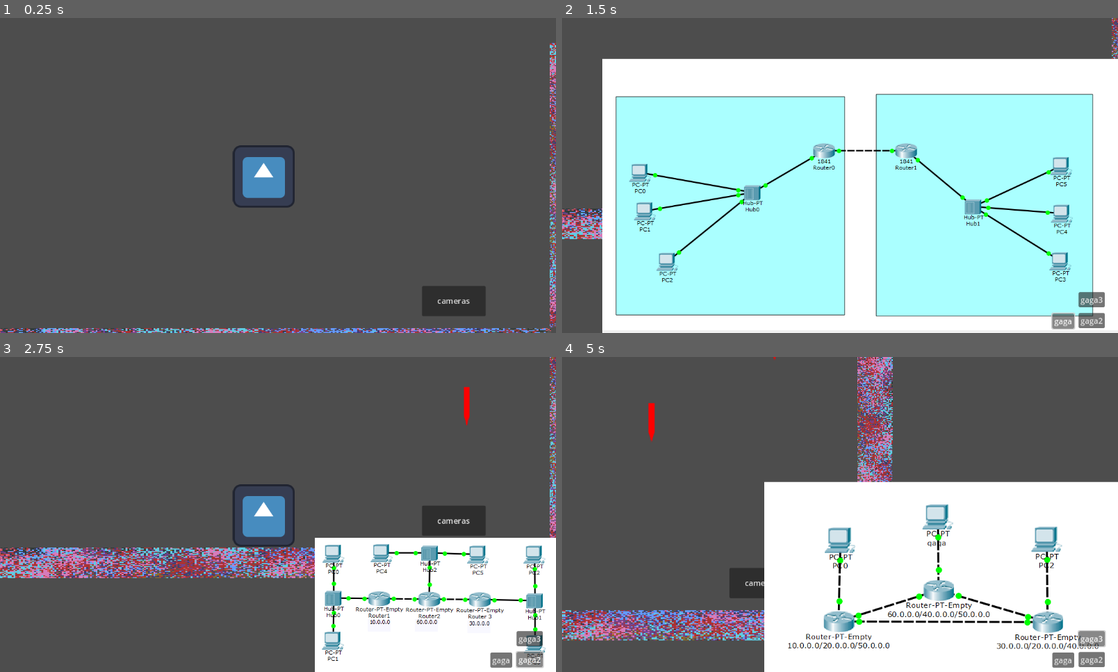
Above: before the commit, frames 1-4 (two rows, left to right).
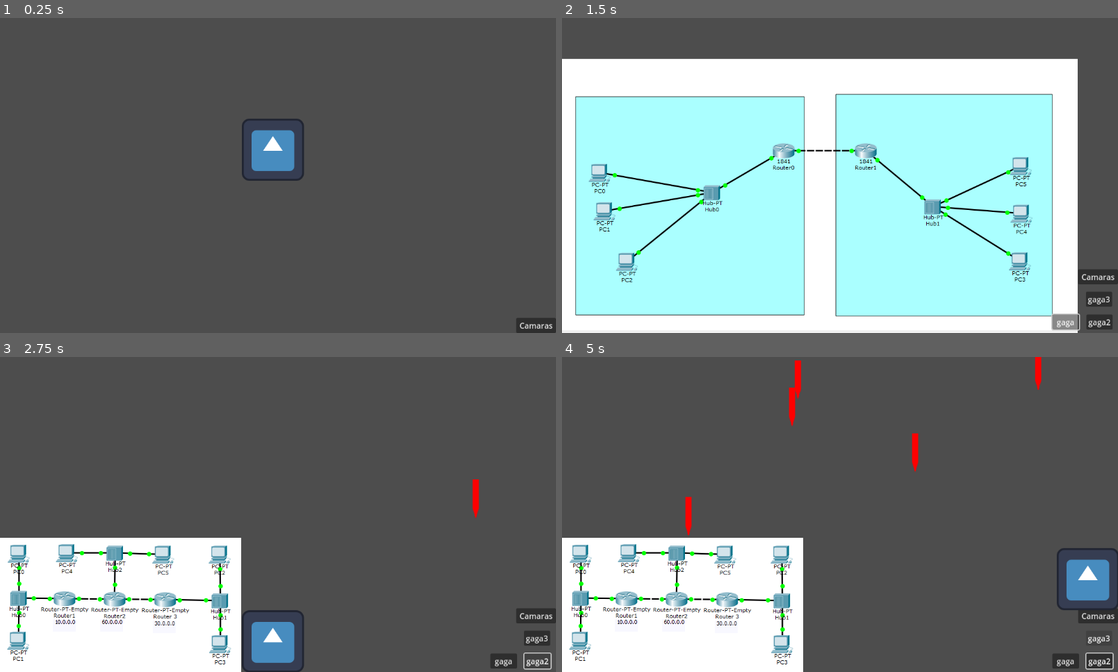
Above: after the commit, the same moments.

Repository: Ezel5826/Godotgaga
Game: Godot game, scene res://Escenas/mundo.tscn
Same seed, same stepped clock (60 frames per second), same inputs: the game is played once before the commit and once after it. The engine's default icon, where the game draws it, is replaced by a stand-in: a white triangle on a blue panel in a dark square.
Inputs:
- Up to frame 1 (0.25 s): no input
- Up to frame 2 (1.5 s): click "cameras" (after the commit: "Camaras") at 0.5 s; click "gaga" at 1.25 s
- Up to frame 3 (2.75 s): click "gaga2" at 2 s
- Up to frame 4 (5 s): click "gaga3" at 2.75 s; tap Enter (ui_accept) at 3.5, 3.77, 4.52 s; hold Right (ui_right) from 3.53 s (still down); tap R (R) at 3.6, 4.35 s

The runs differ from the first frame. In frame 1, 5.3% of the frame differs, in the area x 0-100%, y 7-100%; in frame 2, 30%; in frame 3, 42%; in frame 4, 55%, in the area x 0-100%, y 0-100%.

Commit message:
gaga camaras terminadas

Diff:
--- a/Escenas/Cameras.tscn
+++ b/Escenas/Cameras.tscn
@@ -8,15 +8,14 @@
 [node name="CanvasLayer" type="CanvasLayer" parent="."]
 
 [node name="CameraFeed" type="TextureRect" parent="CanvasLayer"]
-anchors_preset = 3
-anchor_left = 1.0
+anchors_preset = 2
 anchor_top = 1.0
-anchor_right = 1.0
 anchor_bottom = 1.0
-offset_left = -40.0
 offset_top = -40.0
-grow_horizontal = 0
+offset_right = 40.0
 grow_vertical = 0
+size_flags_horizontal = 4
+size_flags_vertical = 4
 
 [node name="BttnsContainer" type="Control" parent="CanvasLayer"]
 layout_mode = 3
@@ -35,22 +34,23 @@
 [node name="Cam1" type="Button" parent="CanvasLayer/BttnsContainer"]
 layout_mode = 0
 offset_left = -95.0
-offset_right = -50.0
-offset_bottom = 31.0
+offset_top = 2.0
+offset_right = -40.0
+offset_bottom = 33.0
 text = "gaga"
 
 [node name="Cam2" type="Button" parent="CanvasLayer/BttnsContainer"]
 layout_mode = 0
-offset_left = -41.0
-offset_top = -1.0
-offset_right = 13.0
-offset_bottom = 30.0
+offset_left = -25.0
+offset_top = 2.0
+offset_right = 29.0
+offset_bottom = 33.0
 text = "gaga2"
 
 [node name="Cam3" type="Button" parent="CanvasLayer/BttnsContainer"]
 layout_mode = 0
-offset_left = -41.0
-offset_top = -44.0
-offset_right = 13.0
-offset_bottom = -13.0
+offset_left = -26.0
+offset_top = -45.0
+offset_right = 28.0
+offset_bottom = -14.0
 text = "gaga3"
--- /dev/null
+++ b/Escenas/ControlsCameras.tscn
@@ -0,0 +1,25 @@
+[gd_scene load_steps=2 format=3 uid="uid://dlxcolktaq1xw"]
+
+[ext_resource type="Script" uid="uid://8k30wm61tivq" path="res://code/ControlCameras.gd" id="1_o7i0w"]
+
+[node name="Control" type="Control"]
+layout_mode = 3
+anchors_preset = 15
+anchor_right = 1.0
+anchor_bottom = 1.0
+grow_horizontal = 2
+grow_vertical = 2
+script = ExtResource("1_o7i0w")
+
+[node name="Button" type="Button" parent="."]
+layout_mode = 1
+anchors_preset = 3
+anchor_left = 1.0
+anchor_top = 1.0
+anchor_right = 1.0
+anchor_bottom = 1.0
+offset_left = -82.0
+offset_top = -31.0
+grow_horizontal = 0
+grow_vertical = 0
+text = "Camaras"
--- a/Escenas/character.tscn
+++ b/Escenas/character.tscn
@@ -17,5 +17,3 @@
 [node name="Icon" type="Sprite2D" parent="."]
 position = Vector2(-29, 2)
 texture = ExtResource("1_kctx8")
-
-[node name="came" type="Camera2D" parent="."]
--- a/Escenas/mundo.tscn
+++ b/Escenas/mundo.tscn
@@ -19,31 +19,31 @@
 [node name="StaticBody2D" type="StaticBody2D" parent="."]
 
 [node name="CollisionShape2D" type="CollisionShape2D" parent="StaticBody2D"]
-position = Vector2(576, 614)
+position = Vector2(573.0333, 682.82904)
 shape = SubResource("RectangleShape2D_xwo6f")
 
 [node name="CollisionShape2D2" type="CollisionShape2D" parent="StaticBody2D"]
-position = Vector2(1184, 289)
+position = Vector2(1181.0333, 357.82904)
 shape = SubResource("RectangleShape2D_5sfon")
 
 [node name="CollisionShape2D3" type="CollisionShape2D" parent="StaticBody2D"]
-position = Vector2(-39, 290)
+position = Vector2(-41.966675, 358.82904)
 shape = SubResource("RectangleShape2D_5sfon")
 
 [node name="Sprite0002" type="Sprite2D" parent="StaticBody2D"]
-position = Vector2(-38.343483, 289.9842)
+position = Vector2(-41.310158, 358.81323)
 rotation = 1.5718673
 scale = Vector2(1.9519347, 2.4250855)
 texture = ExtResource("2_bqhdr")
 
 [node name="Sprite0005" type="Sprite2D" parent="StaticBody2D"]
-position = Vector2(1184.9999, 287.99997)
+position = Vector2(1182.0332, 356.829)
 rotation = 1.5718673
 scale = Vector2(1.9519347, 2.4250855)
 texture = ExtResource("2_bqhdr")
 
 [node name="Sprite0003" type="Sprite2D" parent="StaticBody2D"]
-position = Vector2(575.99994, 613.75)
+position = Vector2(573.03326, 682.57904)
 scale = Vector2(3.8400002, 2.083333)
 texture = ExtResource("2_bqhdr")
 
@@ -65,17 +65,3 @@
 [node name="powerUps" type="Node" parent="."]
 
 [node name="Node" type="Node" parent="."]
-
-[node name="Button" type="Button" parent="Node"]
-anchors_preset = 3
-anchor_left = 1.0
-anchor_top = 1.0
-anchor_right = 1.0
-anchor_bottom = 1.0
-offset_left = -257.0
-offset_top = -152.0
-offset_right = -126.0
-offset_bottom = -90.0
-grow_horizontal = 0
-grow_vertical = 0
-text = "cameras"
--- /dev/null
+++ b/code/ControlCameras.gd
@@ -0,0 +1,26 @@
+extends Control
+var escene_cameras = preload("res://Escenas/Cameras.tscn")
+var pressed = true
+@onready var bttn = get_node("Button")
+func _ready() -> void:
+	bttn.pressed.connect(cameras_load)
+	bttn.z_index = -1
+
+func cameras_load():
+
+	pressed=!pressed
+
+	if !pressed:
+		var cameras = escene_cameras.instantiate()
+		var node = Node.new()
+
+		self.add_child(node)
+		get_child(1).add_child(cameras)
+
+		bttn.position -= Vector2(0,100)
+
+
+	else:
+		print(pressed,5)
+		bttn.position += Vector2(0,100)
+		get_child(1).queue_free()
--- a/code/main.gd
+++ b/code/main.gd
@@ -2,6 +2,7 @@
 
 var arrowScene = preload("res://Escenas/arrow.tscn")
 var camerasScene = preload("res://Escenas/Cameras.tscn")
+var CmeraBttn = preload("res://Escenas/ControlsCameras.tscn")
 @onready var character = get_node("character/Player")
 @onready var label = $label/Label
 
@@ -23,8 +24,12 @@
 	TimerDiff.autostart = true
 	add_child(TimerDiff)
 	TimerDiff.connect("timeout",Callable(self, "_on_difficulti_pass"))
-	print(get_node("Node/Button").is_class("Button"))
-	get_node("Node/Button").pressed.connect(chargeCams.bind())
+
+	var hi = CmeraBttn.instantiate()
+
+	get_node("Node").add_child(hi)
+
+
 
 func _on_Timer_timeout():
 	generar_flecha()
@@ -61,4 +66,4 @@
 	print(objectSize-10,objectSize)
 	var rand = randi_range(objectSize/2,get_viewport_rect().size.x-objectSize/2)
 	flecha.position = Vector2(rand,character.collition.shape.size.y - 100)
-	$character.add_child(flecha)
+	get_node("character").add_child(flecha)
Not shown, added: code/ControlCameras.gd.uid
